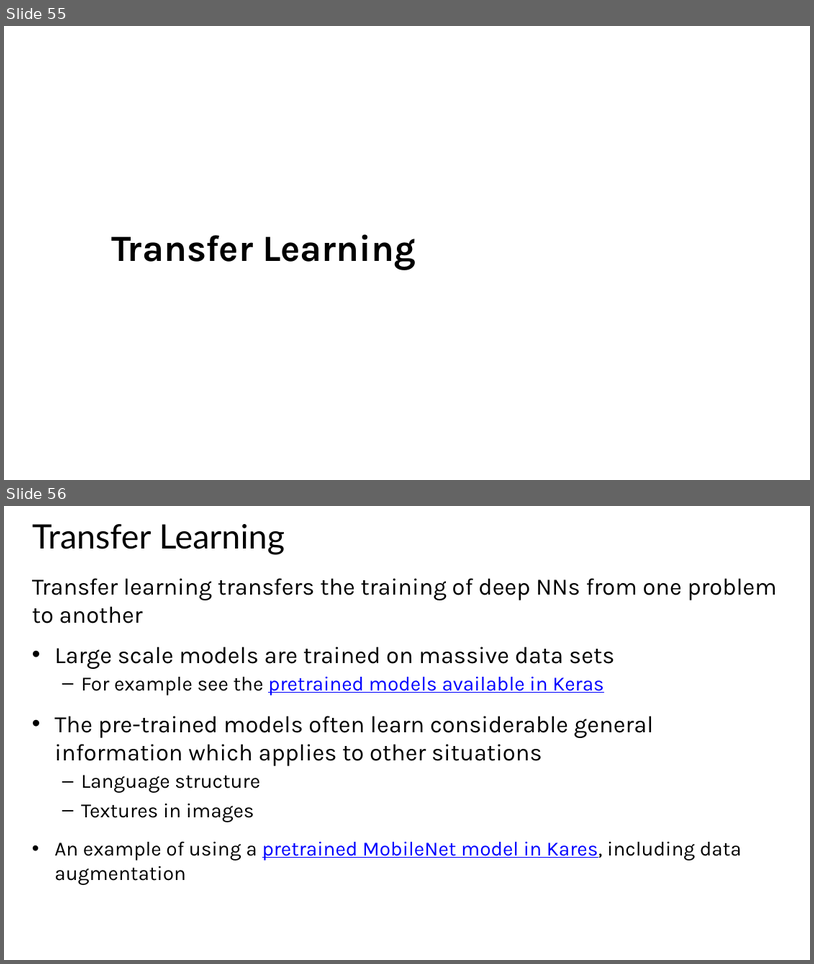
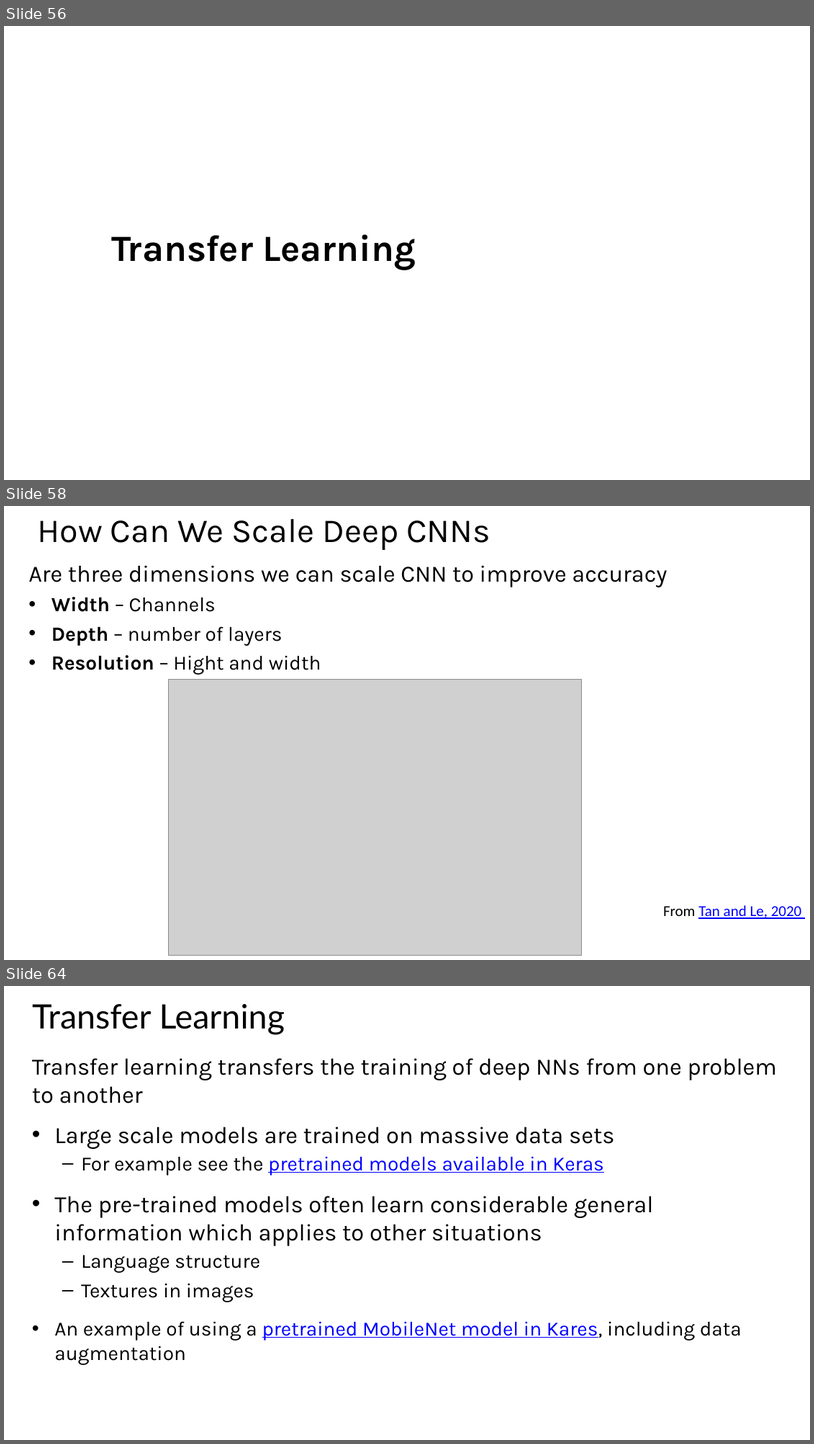
Before and after one commit to StephenElston/CSCI-E25, a slide deck: Slides/6_ConvolutionalNNs.pptx. Shown one above the other, each under a label of ours: slides 55 and 56 before the commit, slides 56, 58 and 64 after it; the slides between them are not shown. The pictures are 814x964 and 814x1444 pixels, drawn with LibreOffice and Linux fonts; fonts in the diff are those of the drawing; grey boxes stand for pictures; background and template pictures are left out. Boxes give left, top, right and bottom in pixels: in the first picture for what was removed or moved away, otherwise in the second. Text is boxed around its words. In the diff, an @@ line names an element or a change of style, - is before the commit and + after.

Commit message:
Added and updated slides

```diff
--- a/Slides/6_ConvolutionalNNs.pptx
+++ b/Slides/6_ConvolutionalNNs.pptx
@@ slide 58 added at bbox=[4, 506, 810, 960], background #FFFFFF @@
@@ text added at bbox=[37, 519, 491, 550], 40 pt, text #000000 @@
+How Can We Scale Deep CNNs
@@ text added at bbox=[28, 565, 667, 674], 24.1 pt, text #000000 @@
+Are three dimensions we can scale CNN to improve accuracy
+• Width – Channels
+• Depth – number of layers
+• Resolution – Hight and width
@@ picture added at bbox=[169, 680, 581, 955] @@
@@ text added at bbox=[664, 905, 802, 919], 18 pt, text #0000FF, underline @@
+From Tan and Le, 2020
@@ what was slide 55 is now slide 56 @@
@@ what was slide 56 is now slide 64 @@
```
Also in this commit, not shown: 7 other slides added.
